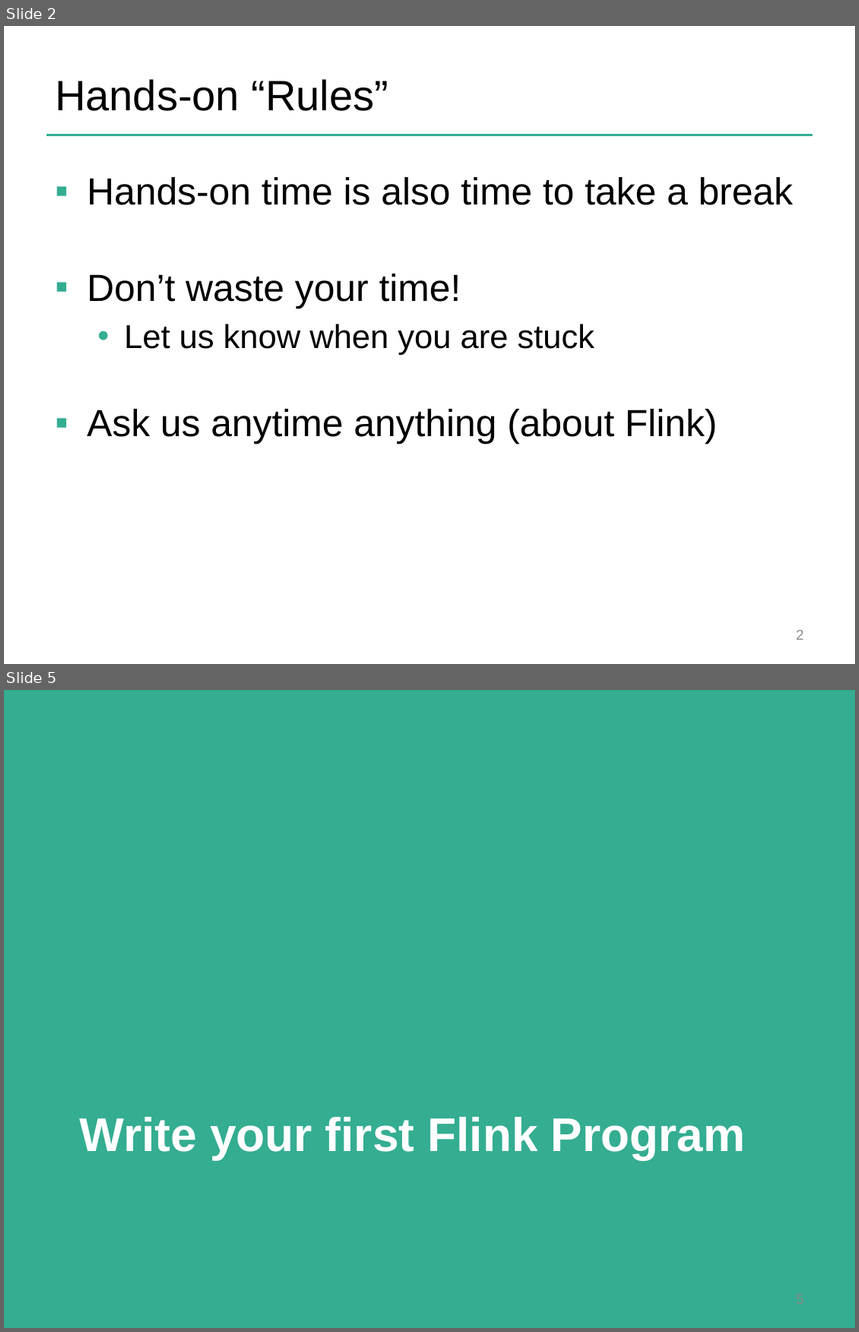
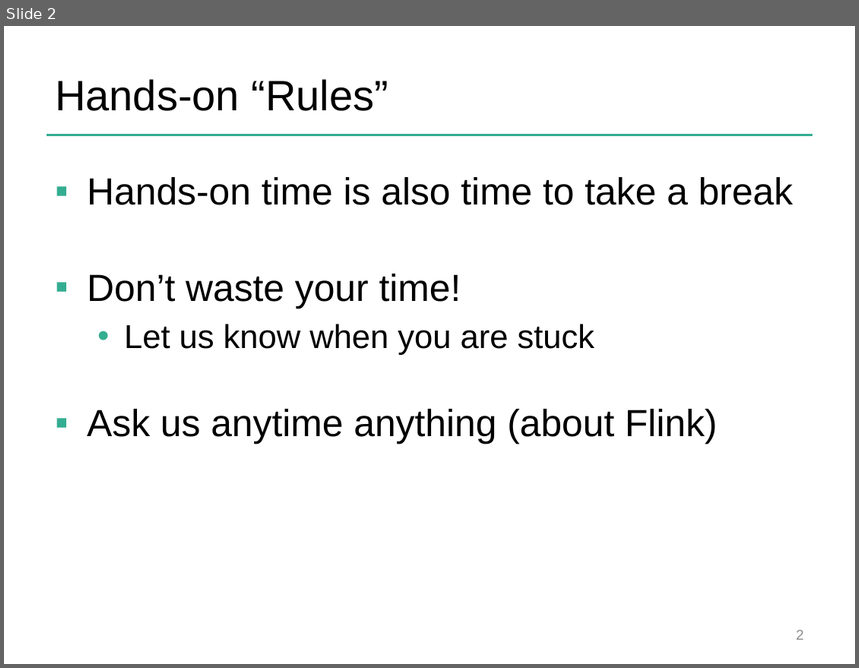
Before and after one commit to dataArtisans/flink-training-web, a slide deck: slides/flink-handon.pptx. Shown one above the other, each under a label of ours: slides 2 and 5 before the commit, slide 2 after it; the slides between them are not shown. The pictures are 859x1332 and 859x668 pixels, drawn with LibreOffice and Linux fonts; fonts in the diff are those of the drawing; background and template pictures are left out. Boxes give left, top, right and bottom in pixels: in the first picture for what was removed or moved away, otherwise in the second. Text is boxed around its words. In the diff, an @@ line names an element or a change of style, - is before the commit and + after.

```diff
--- a/slides/flink-handon.pptx
+++ b/slides/flink-handon.pptx
@@ slide 5 removed at [4, 690, 855, 1328], background #34AD91 @@
@@ title removed at [80, 1117, 746, 1160] @@
-Write your first Flink Program
```
Also in this commit, not shown: 1 slide added, 6 other slides removed, 14 other files.
